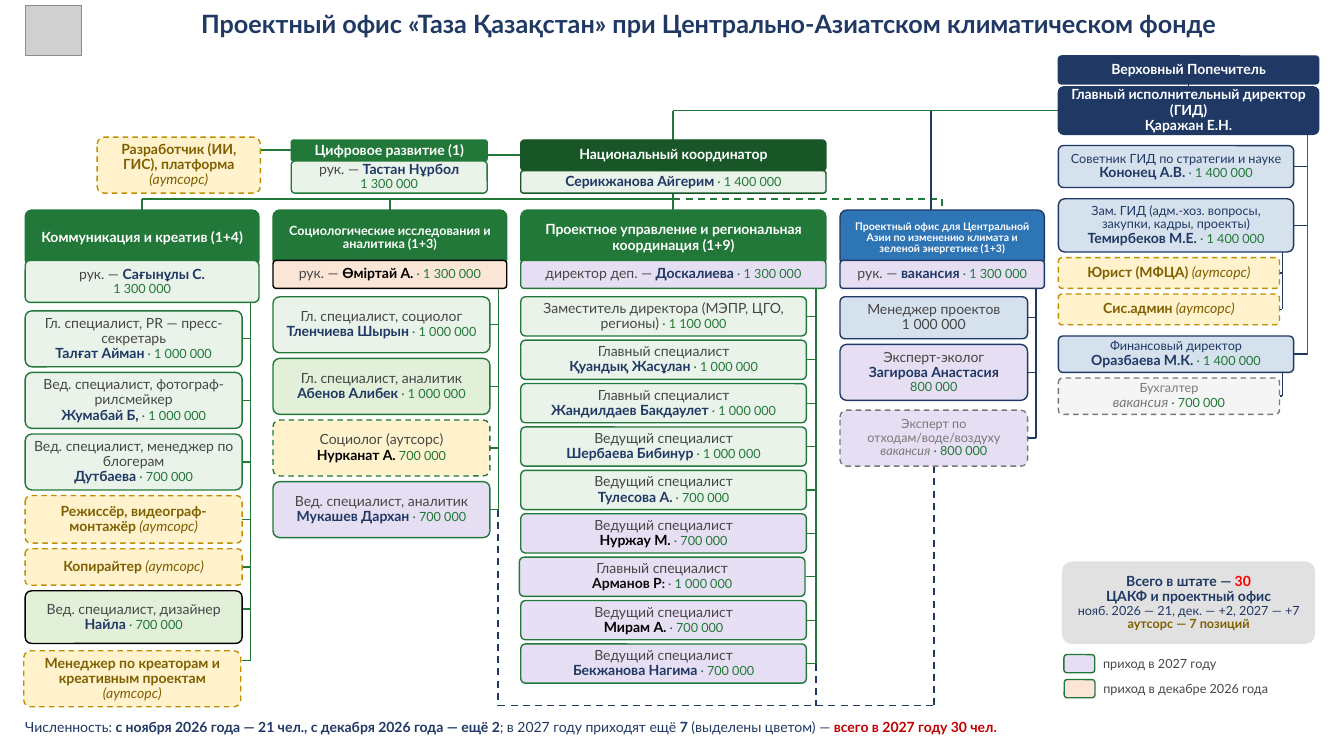
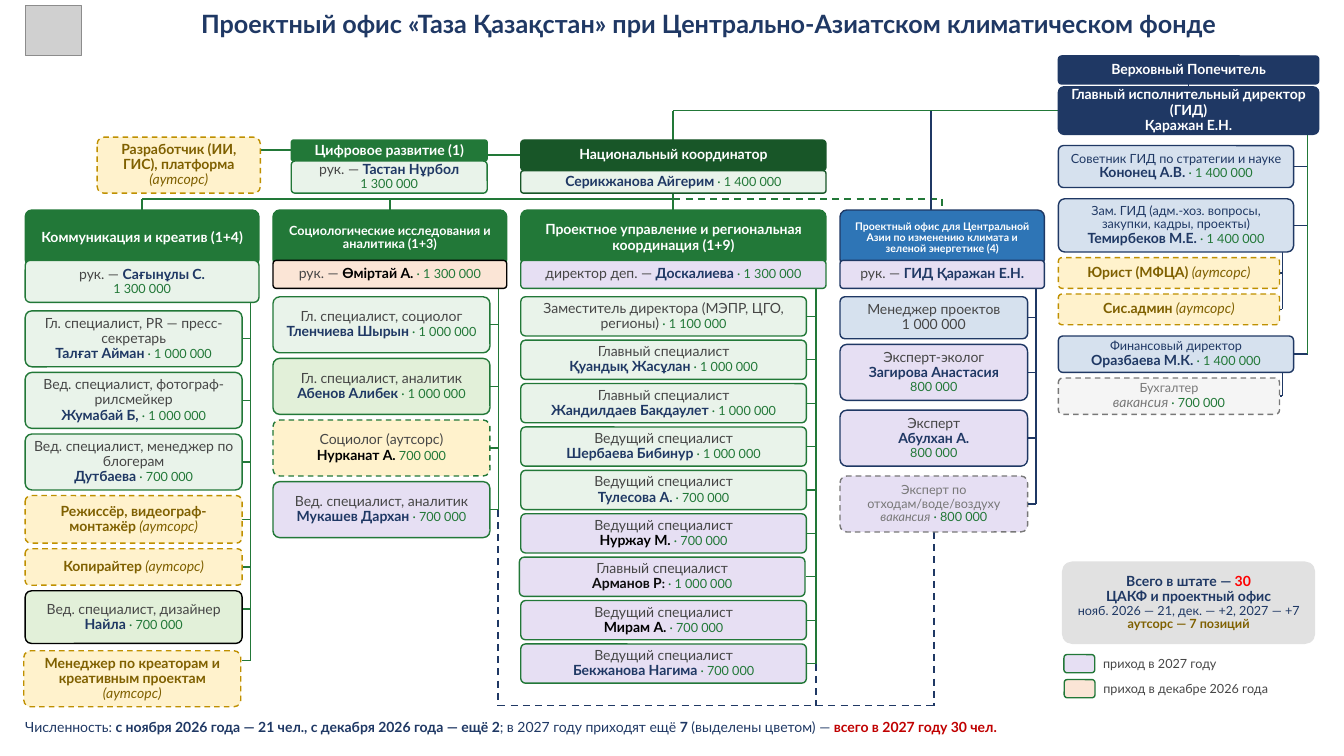
Before and after one commit to murat01042014/obsidian-vault, a slide deck: slide 1 of TAZA/_документы/Структура ЦАКФ и проектного офиса ТК – от Айгерим 20.10.pptx. Drawn at 1344x756 pixels with LibreOffice and Linux fonts; fonts in the diff are those of the drawing; grey boxes stand for pictures. Boxes give left, top, right and bottom in pixels: in the first picture for what was removed or moved away, otherwise in the second. Text is boxed around its words. In the diff, an @@ line names an element or a change of style, - is before the commit and + after.

```diff
--- a/TAZA/_документы/Структура ЦАКФ и проектного офиса ТК – от Айгерим 20.10.pptx
+++ b/TAZA/_документы/Структура ЦАКФ и проектного офиса ТК – от Айгерим 20.10.pptx
@@ text in rounded rectangle at box(855, 222, 1029, 254): text changed @@
-Проектный офис для Центральной Азии по изменению климата и зеленой энергетике (1+3)
+Проектный офис для Центральной Азии по изменению климата и зеленой энергетике (4)
@@ text in rounded rectangle at box(860, 268, 1024, 281): text changed; bold on @@
-рук. — вакансия · 1 300 000
+рук. — ГИД Қаражан Е.Н.
@@ line moved from (1036, 288) - (1036, 439) to (1036, 288) - (1036, 504) @@
@@ rounded rectangle added at box(840, 410, 1027, 467), fill #E6DFF3, outline #1F3864 1 pt, 10 pt, text #1F3864 @@
+Эксперт
+Абулхан А.
+800 000
@@ rounded rectangle "Эксперт по отходам/воде/воздуху": place and size @@
-rounded rectangle "Эксперт по отходам/воде/воздуху" at box(840, 410, 1027, 467)
+rounded rectangle "Эксперт по отходам/воде/воздуху" at box(840, 476, 1027, 532)
@@ line added from (1027, 504) to (1036, 504), #1F3864 1 pt @@
@@ line moved from (934, 466) - (934, 706) to (934, 532) - (934, 706) @@
```
Also in this commit, not shown: 25 other files.
